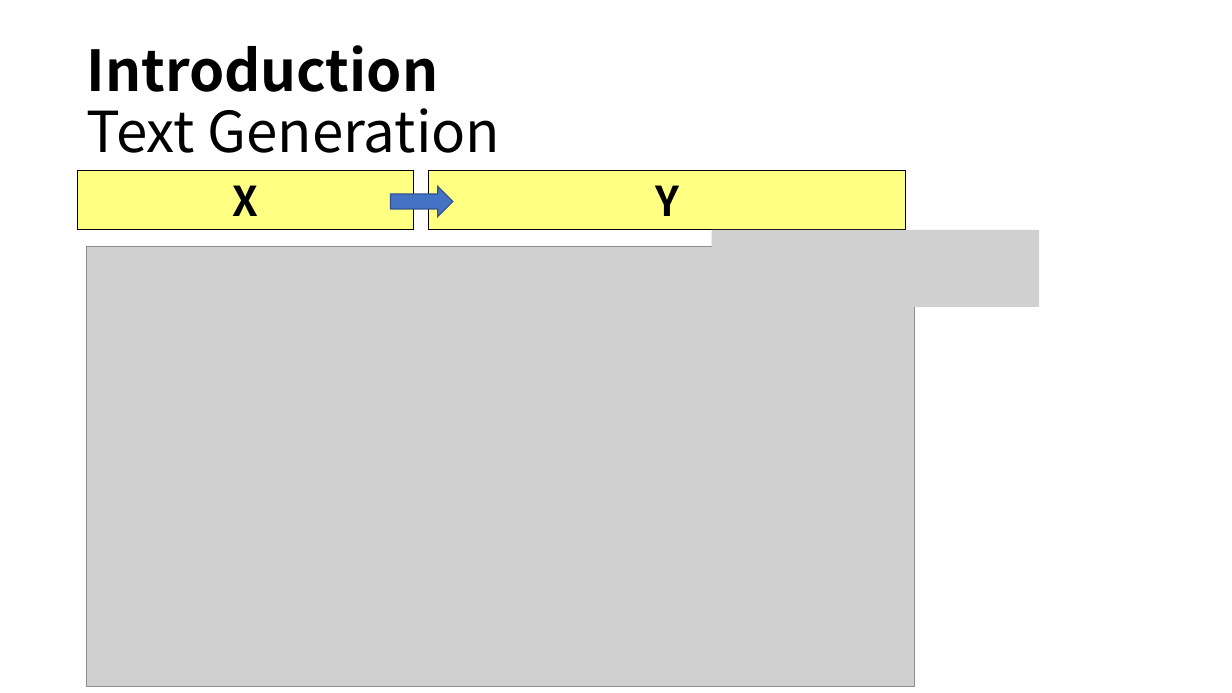
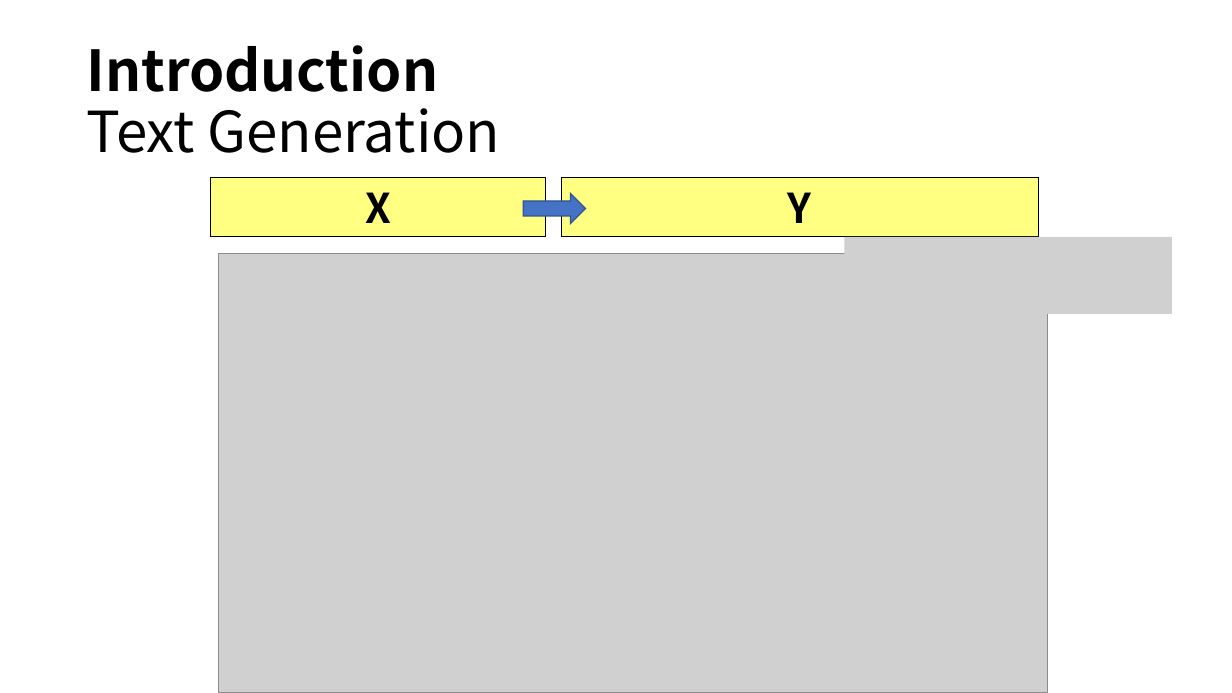
Before and after one commit to fxnnxc/text_summarization, a slide deck: slide 2 of Deep Transformers with Latent Depth.pptx. Drawn at 1232x693 pixels with LibreOffice and Linux fonts; fonts in the diff are those of the drawing; grey boxes stand for pictures. Boxes give left, top, right and bottom in pixels: in the first picture for what was removed or moved away, otherwise in the second. Text is boxed around its words. In the diff, an @@ line names an element or a change of style, - is before the commit and + after.

```diff
--- a/Deep Transformers with Latent Depth.pptx
+++ b/Deep Transformers with Latent Depth.pptx
@@ 2 rectangles, 1 right arrow: place and size @@
-2 rectangles, 1 right arrow at (78,171,907,230)
+2 rectangles, 1 right arrow at (210,177,1039,237)
@@ picture: place and size @@
-picture at (712,230,1039,307)
+picture at (845,237,1172,313)
@@ picture: place and size @@
-picture at (86,247,915,687)
+picture at (219,253,1048,693)
```
Also in this commit, not shown: 1 other slide changed, 4 other files.
